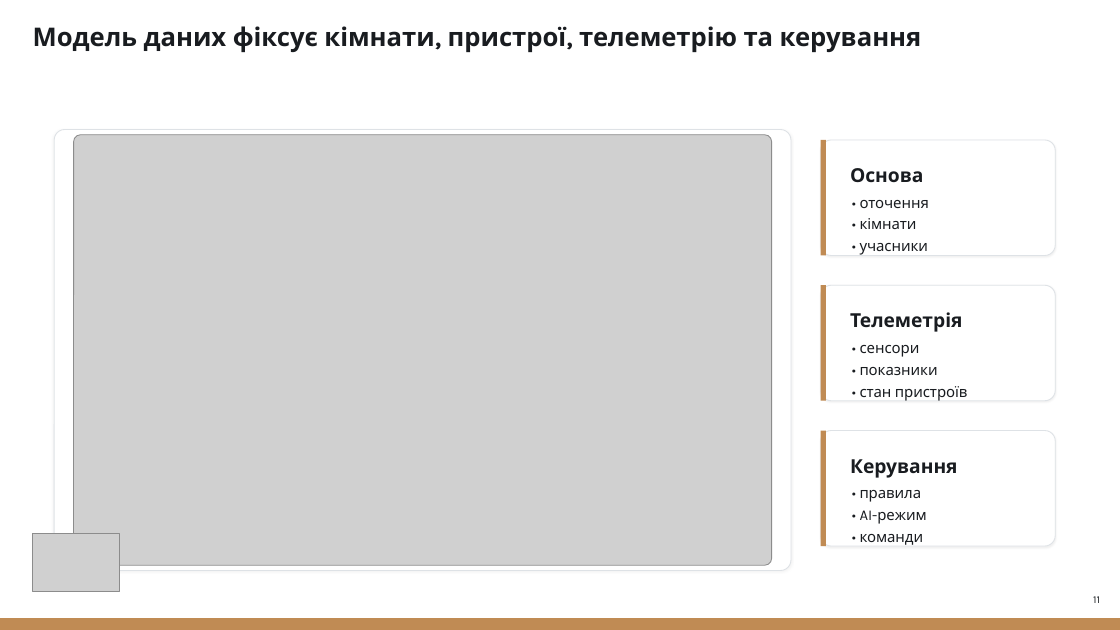
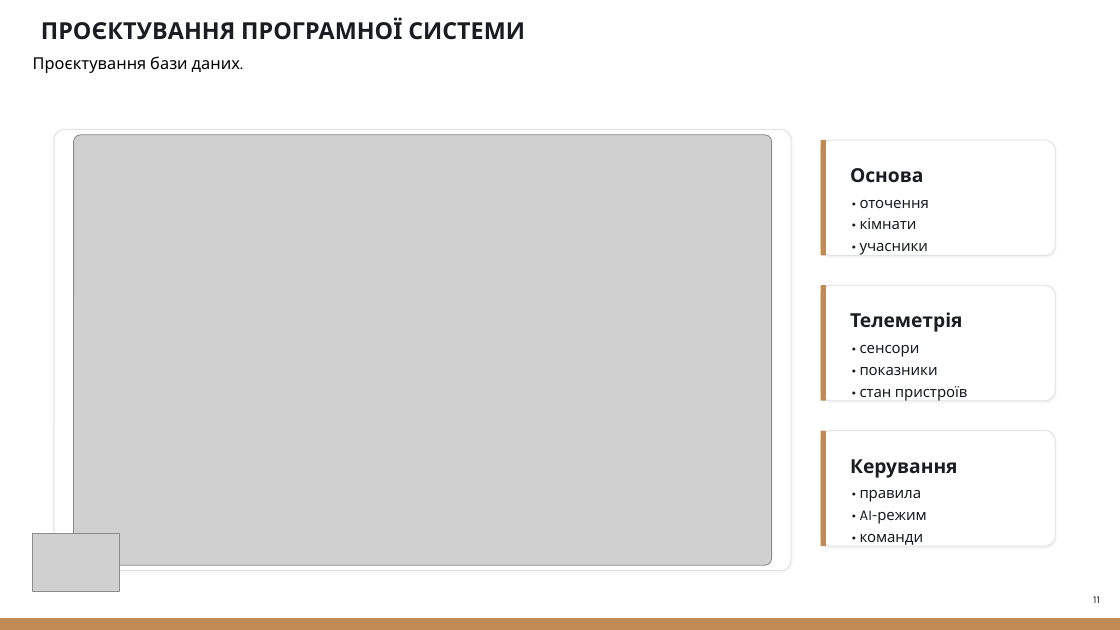
Before and after one commit to NureKhyzhniakDmytro/2026_B_PI_PZPI-22-10_Khyzhniak_D_S, a slide deck: slide 11 of 2026_Б_ПІ_ПЗПІ-22-10_Хижняк_Д_С.pptx. Drawn at 1120x630 pixels with LibreOffice and Linux fonts; fonts in the diff are those of the drawing; grey boxes stand for pictures. Boxes give left, top, right and bottom in pixels: in the first picture for what was removed or moved away, otherwise in the second. Text is boxed around its words. In the diff, an @@ line names an element or a change of style, - is before the commit and + after.

```diff
--- a/2026_Б_ПІ_ПЗПІ-22-10_Хижняк_Д_С.pptx
+++ b/2026_Б_ПІ_ПЗПІ-22-10_Хижняк_Д_С.pptx
@@ text removed at [33,26,922,52] @@
-Модель даних фіксує кімнати, пристрої, телеметрію та керування
@@ text added at [41,18,525,40], 20 pt, text #191C20, bold @@
+ПРОЄКТУВАННЯ ПРОГРАМНОЇ СИСТЕМИ
@@ text added at [33,56,240,73], 14 pt, text #000000 @@
+Проєктування бази даних.
```
Also in this commit, not shown: 11 other slides changed, 7 slides added, 2 slides removed.
